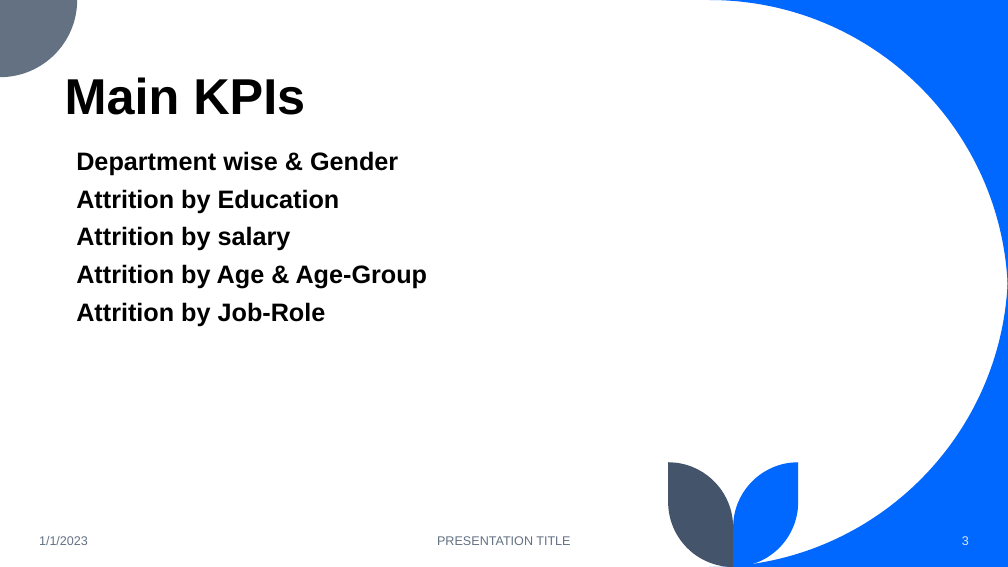
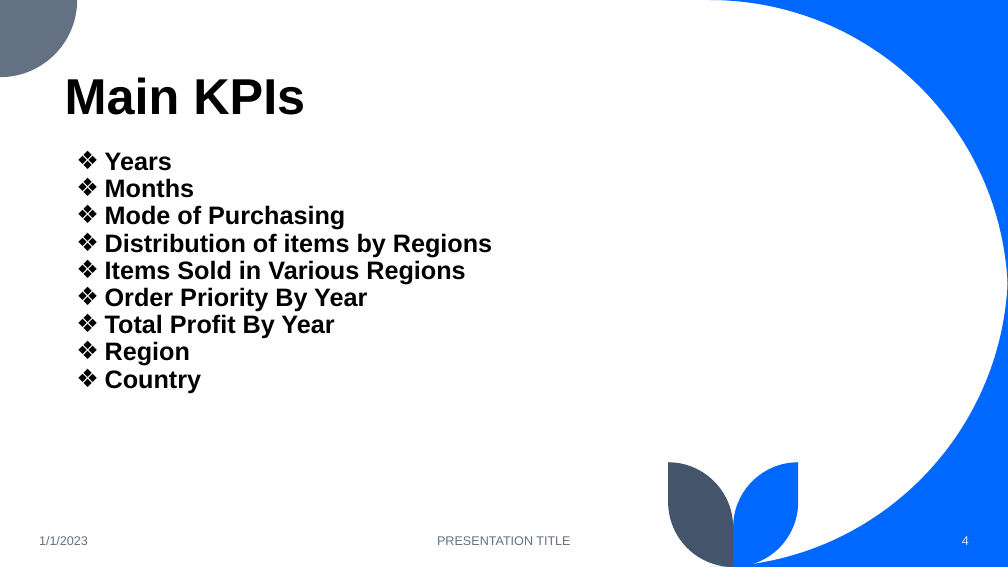
Before and after one commit to Sa-0ne4036/Unified-Mentor, a slide deck: slide 4 of Sample Report.pptx (slide 3 before the commit). Drawn at 1008x567 pixels with LibreOffice and Linux fonts; fonts in the diff are those of the drawing. Boxes give left, top, right and bottom in pixels: in the first picture for what was removed or moved away, otherwise in the second. Text is boxed around its words. In the diff, an @@ line names an element or a change of style, - is before the commit and + after.

```diff
--- a/Sample Report.pptx
+++ b/Sample Report.pptx
@@ text at (x1=105, y1=152, x2=492, y2=393): text changed @@
-Department wise & Gender
-Attrition by Education
-Attrition by salary
-Attrition by Age & Age-Group
-Attrition by Job-Role
+❖ Years
+❖ Months
+❖ Mode of Purchasing
+❖ Distribution of items by Regions
+❖ Items Sold in Various Regions
+❖ Order Priority By Year
+❖ Total Profit By Year
+❖ Region
+❖ Country
@@ page number at (x1=962, y1=536, x2=969, y2=545): text changed @@
-3
+4
```
Also in this commit, not shown: 3 other slides changed, 1 slide added.
